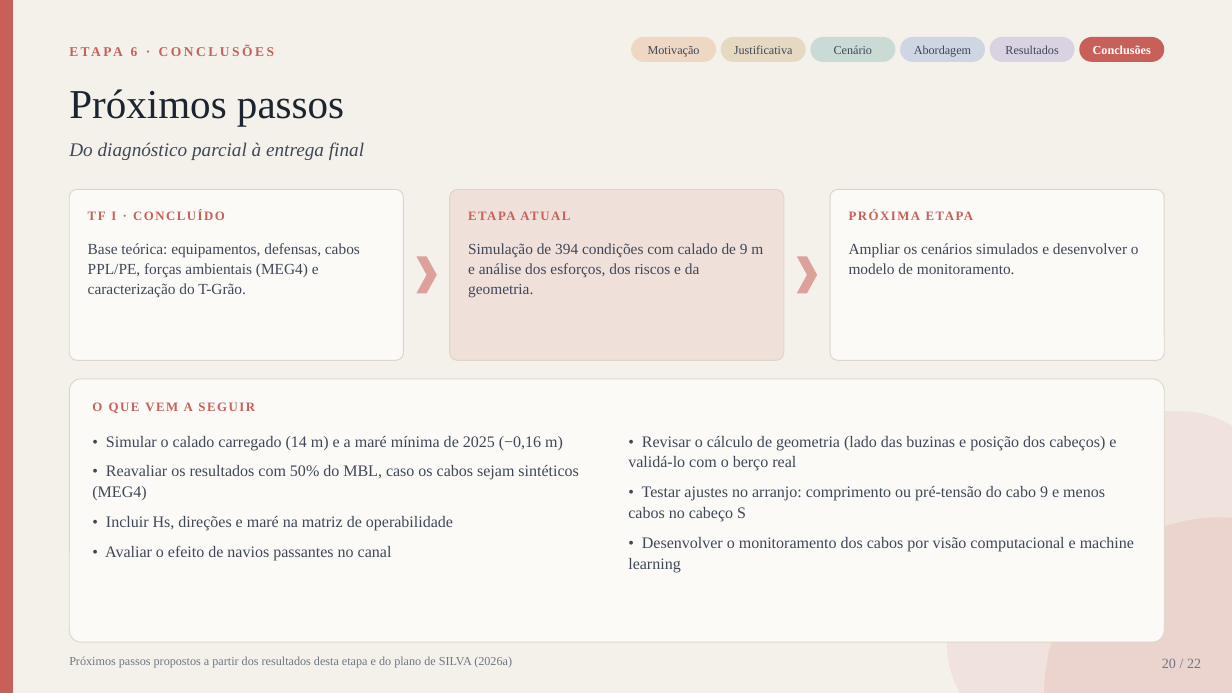
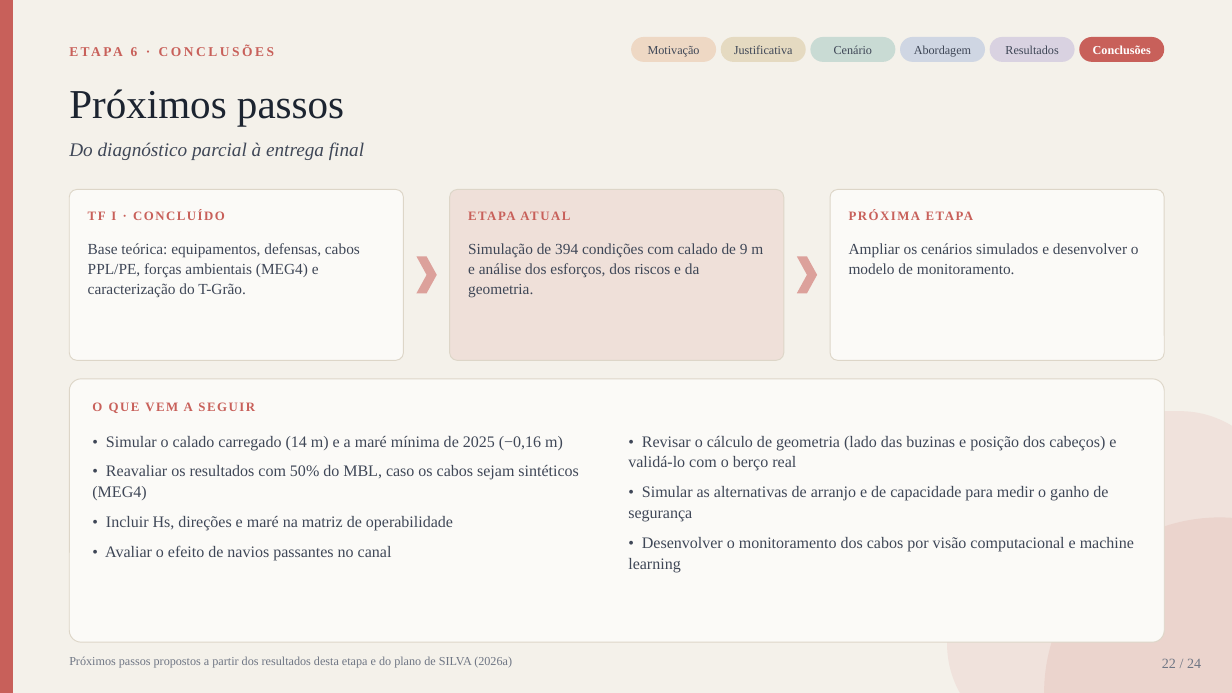
Before and after one commit to gustavogsilvaa/Apresentacao-Kiro, a slide deck: slide 22 of amarracao_v3/Apresentacao_TF_Amarracao_parcial.pptx (slide 20 before the commit). Drawn at 1232x693 pixels with LibreOffice and Linux fonts; fonts in the diff are those of the drawing. Boxes give left, top, right and bottom in pixels: in the first picture for what was removed or moved away, otherwise in the second. Text is boxed around its words. In the diff, an @@ line names an element or a change of style, - is before the commit and + after.

Commit message:
Redesenha justificativa, separa critérios, amplia 'Clima ou arranjo' e adiciona alternativas de segurança

```diff
--- a/amarracao_v3/Apresentacao_TF_Amarracao_parcial.pptx
+++ b/amarracao_v3/Apresentacao_TF_Amarracao_parcial.pptx
@@ text at <box>628,486,1108,522</box>: text changed @@
-• Testar ajustes no arranjo: comprimento ou pré-tensão do cabo 9 e menos cabos no cabeço S
+• Simular as alternativas de arranjo e de capacidade para medir o ganho de segurança
@@ text at <box>1162,659,1201,668</box>: text changed @@
-20 / 22
+22 / 24
```
Also in this commit, not shown: 21 other slides changed, 2 slides added, 12 other files.
